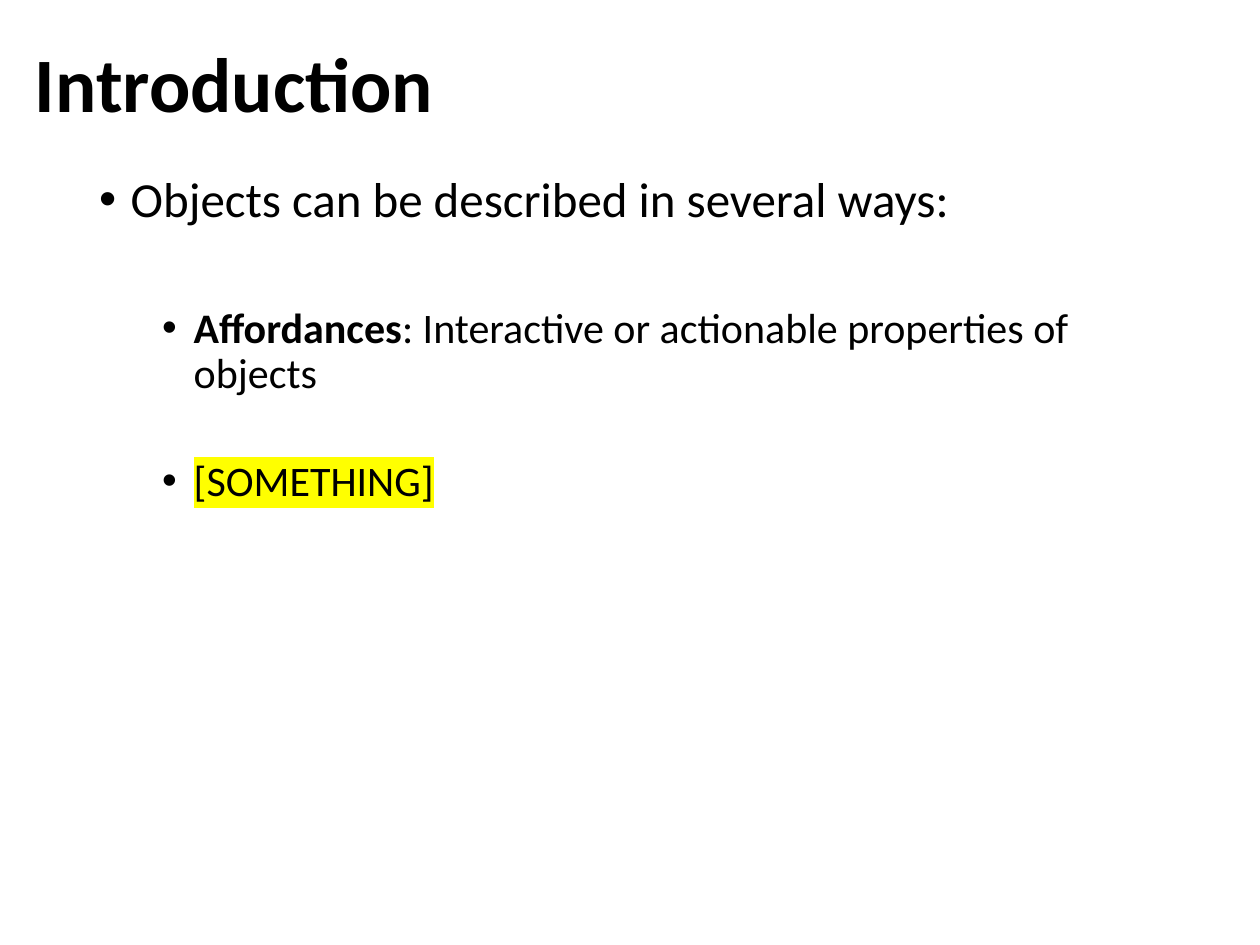
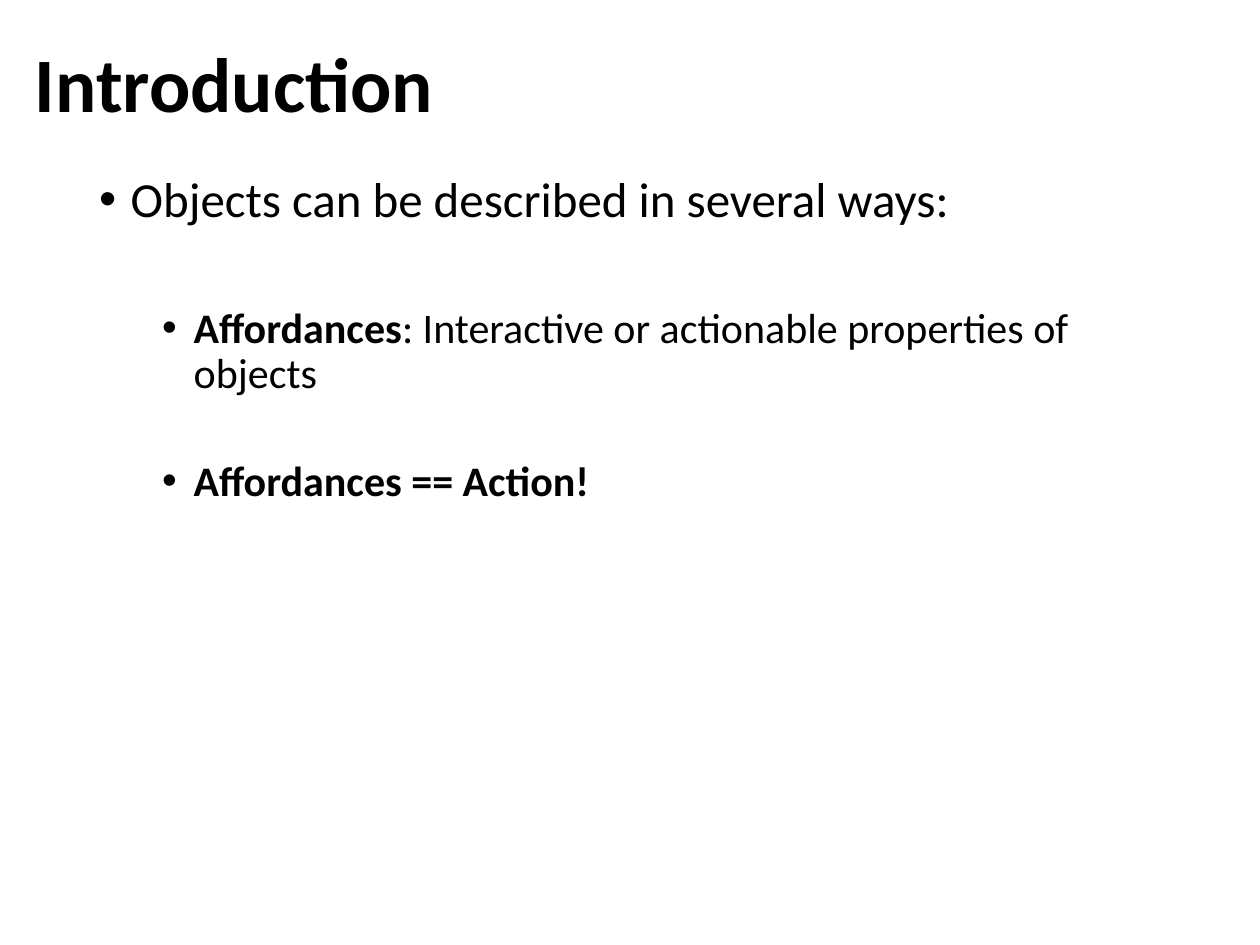
Before and after one commit to npm27/Affordance-Norms, a slide deck: slide 6 of 5 Presentations/UCONN 2022.pptx. Drawn at 1260x945 pixels with LibreOffice and Linux fonts; fonts in the diff are those of the drawing. Boxes give left, top, right and bottom in pixels: in the first picture for what was removed or moved away, otherwise in the second. Text is boxed around its words. In the diff, an @@ line names an element or a change of style, - is before the commit and + after.

```diff
--- a/5 Presentations/UCONN 2022.pptx
+++ b/5 Presentations/UCONN 2022.pptx
@@ text at bbox=[194, 466, 589, 497]: text changed; bold on @@
-  • [SOMETHING]
+  • Affordances == Action!
```
Also in this commit, not shown: 4 other slides changed, 2 slides added, 1 slide removed, 2 other files.
